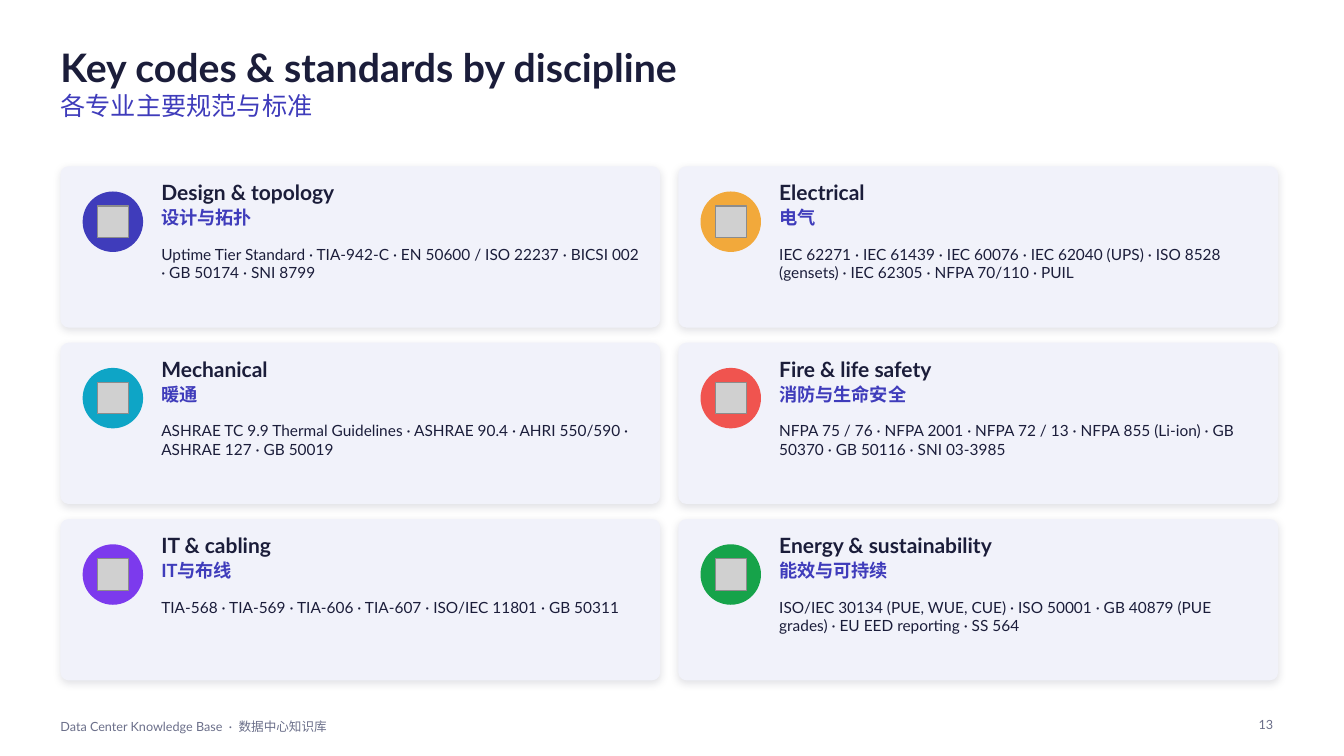
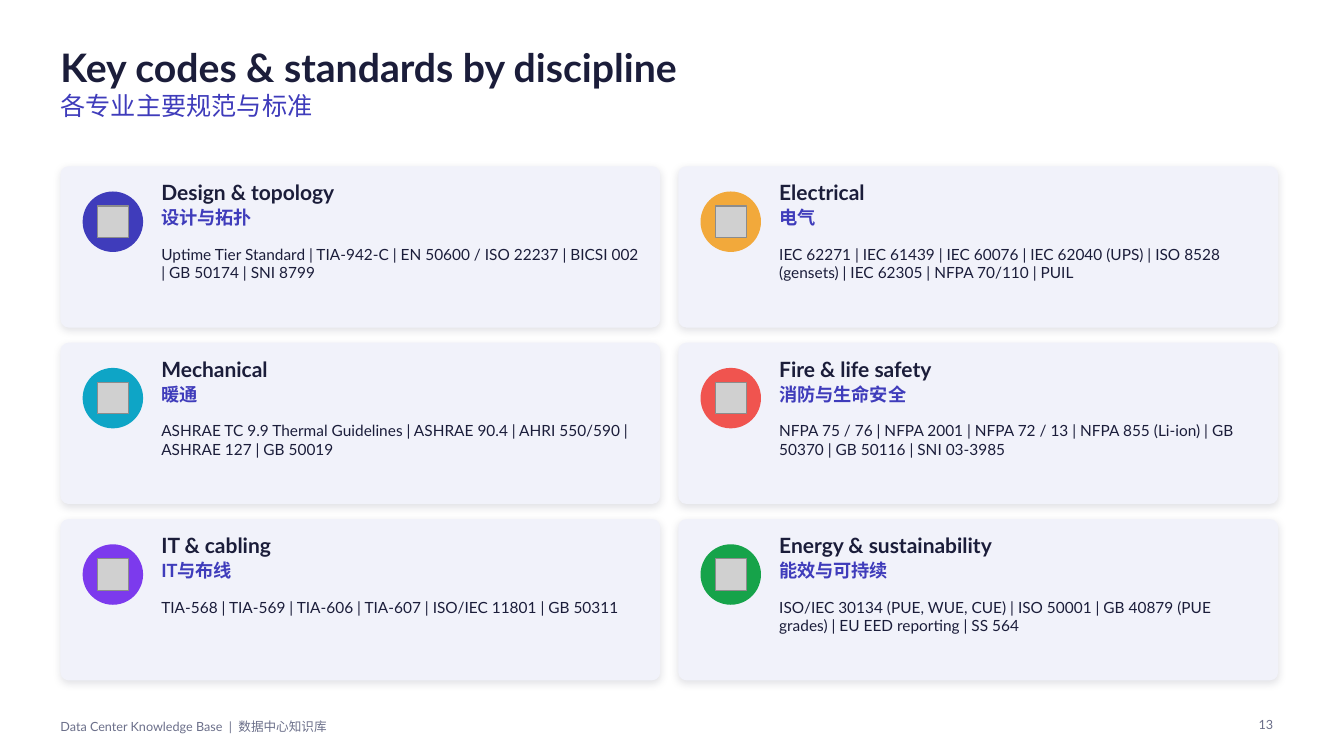
Before and after one commit to Alexandervsq/Data-Center-Project-Assessment, a slide deck: slide 13 of downloads/Data Center Knowledge Base (EN-ZH).pptx. Drawn at 1344x756 pixels with LibreOffice and Linux fonts; fonts in the diff are those of the drawing; grey boxes stand for pictures. Boxes give left, top, right and bottom in pixels: in the first picture for what was removed or moved away, otherwise in the second. Text is boxed around its words. In the diff, an @@ line names an element or a change of style, - is before the commit and + after.

```diff
--- a/downloads/Data Center Knowledge Base (EN-ZH).pptx
+++ b/downloads/Data Center Knowledge Base (EN-ZH).pptx
@@ text at box(161, 248, 639, 278): text changed @@
-Uptime Tier Standard · TIA-942-C · EN 50600 / ISO 22237 · BICSI 002 · GB 50174 · SNI 8799
+Uptime Tier Standard | TIA-942-C | EN 50600 / ISO 22237 | BICSI 002 | GB 50174 | SNI 8799
@@ text at box(779, 248, 1220, 281): text changed @@
-IEC 62271 · IEC 61439 · IEC 60076 · IEC 62040 (UPS) · ISO 8528 (gensets) · IEC 62305 · NFPA 70/110 · PUIL
+IEC 62271 | IEC 61439 | IEC 60076 | IEC 62040 (UPS) | ISO 8528 (gensets) | IEC 62305 | NFPA 70/110 | PUIL
@@ text at box(161, 424, 620, 455): text changed @@
-ASHRAE TC 9.9 Thermal Guidelines · ASHRAE 90.4 · AHRI 550/590 · ASHRAE 127 · GB 50019
+ASHRAE TC 9.9 Thermal Guidelines | ASHRAE 90.4 | AHRI 550/590 | ASHRAE 127 | GB 50019
@@ text at box(779, 424, 1233, 455): text changed @@
-NFPA 75 / 76 · NFPA 2001 · NFPA 72 / 13 · NFPA 855 (Li-ion) · GB 50370 · GB 50116 · SNI 03-3985
+NFPA 75 / 76 | NFPA 2001 | NFPA 72 / 13 | NFPA 855 (Li-ion) | GB 50370 | GB 50116 | SNI 03-3985
@@ text at box(161, 601, 619, 614): text changed @@
-TIA-568 · TIA-569 · TIA-606 · TIA-607 · ISO/IEC 11801 · GB 50311
+TIA-568 | TIA-569 | TIA-606 | TIA-607 | ISO/IEC 11801 | GB 50311
@@ text at box(779, 601, 1211, 634): text changed @@
-ISO/IEC 30134 (PUE, WUE, CUE) · ISO 50001 · GB 40879 (PUE grades) · EU EED reporting · SS 564
+ISO/IEC 30134 (PUE, WUE, CUE) | ISO 50001 | GB 40879 (PUE grades) | EU EED reporting | SS 564
@@ text at box(60, 720, 326, 734): text changed @@
-Data Center Knowledge Base · 数据中心知识库
+Data Center Knowledge Base | 数据中心知识库
```
Also in this commit, not shown: 78 other slides changed, 22 other files.
